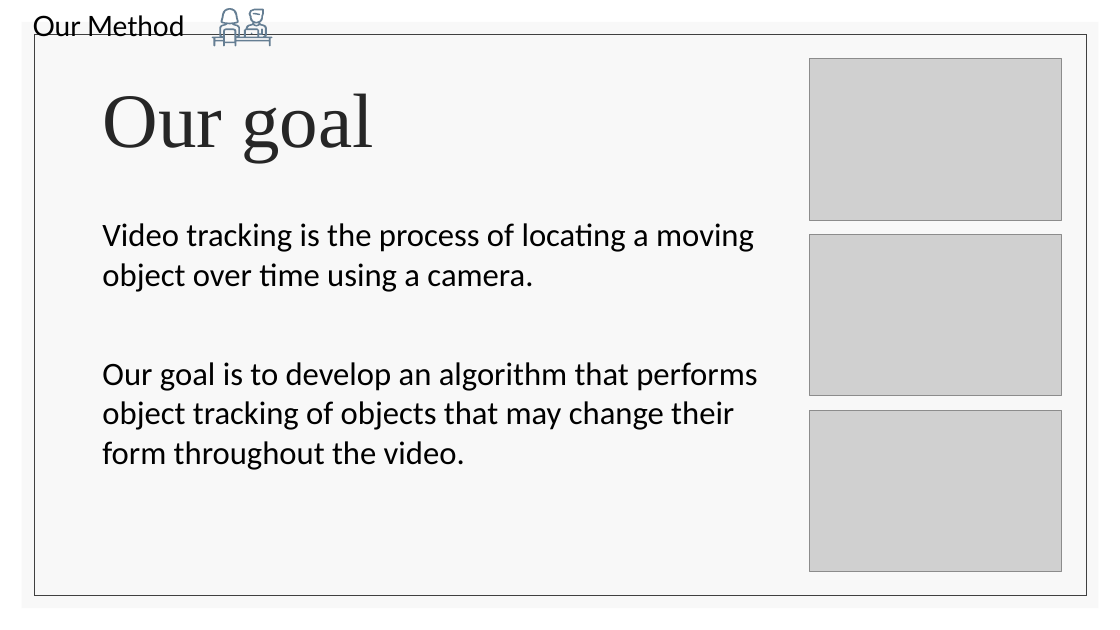
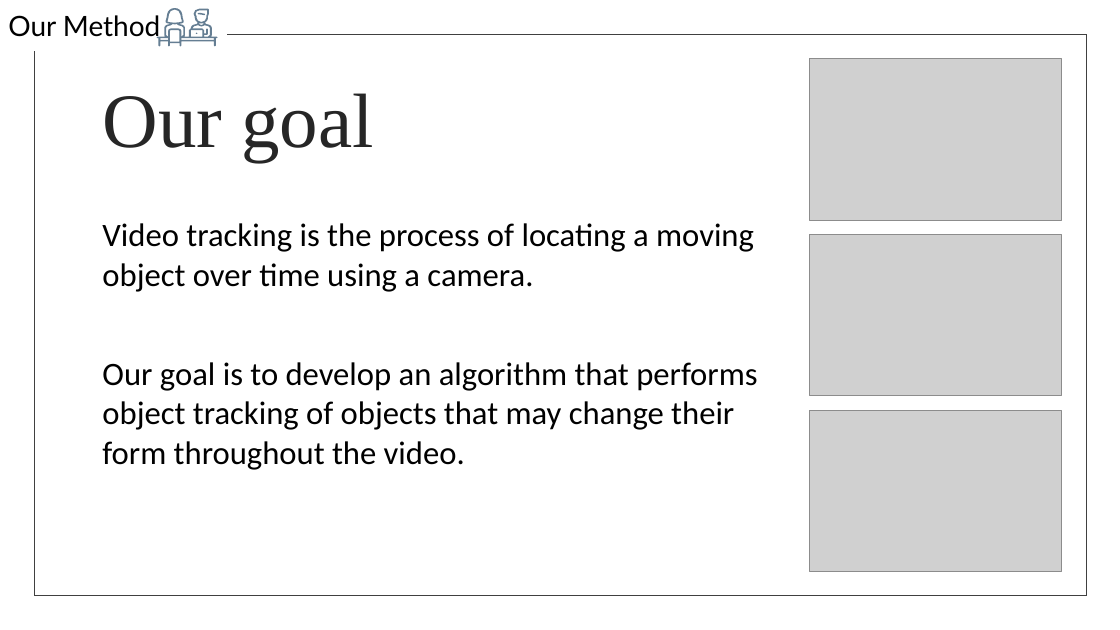
Before and after one commit to liordvir/AOTV, a slide deck: slide 7 of updated_presentation.pptx. Drawn at 1120x630 pixels with LibreOffice and Linux fonts; fonts in the diff are those of the drawing; grey boxes stand for pictures. Boxes give left, top, right and bottom in pixels: in the first picture for what was removed or moved away, otherwise in the second. Text is boxed around its words. In the diff, an @@ line names an element or a change of style, - is before the commit and + after.

```diff
--- a/updated_presentation.pptx
+++ b/updated_presentation.pptx
@@ text "Our Method" at <box>8,15,160,42</box>: alignment centre to left @@
@@ rectangle removed at <box>22,22,1099,608</box> @@
@@ rectangle added at <box>26,1,226,50</box>, fill #FFFFFF, outline #FFFFFF 1 pt @@
@@ 3 freeform shapes: place and size @@
-3 freeform shapes at <box>212,8,273,47</box>
+3 freeform shapes at <box>156,8,218,47</box>
```
Also in this commit, not shown: 11 other slides changed, 1 slide added, 1 slide removed, 1 other file.
